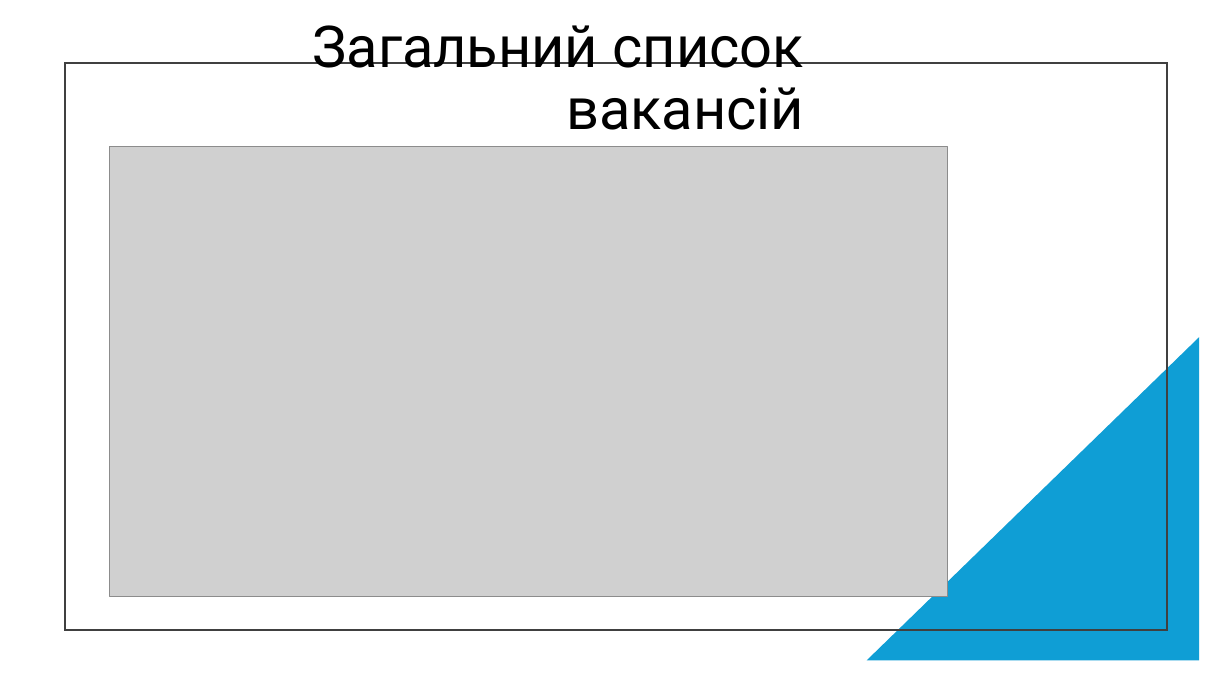
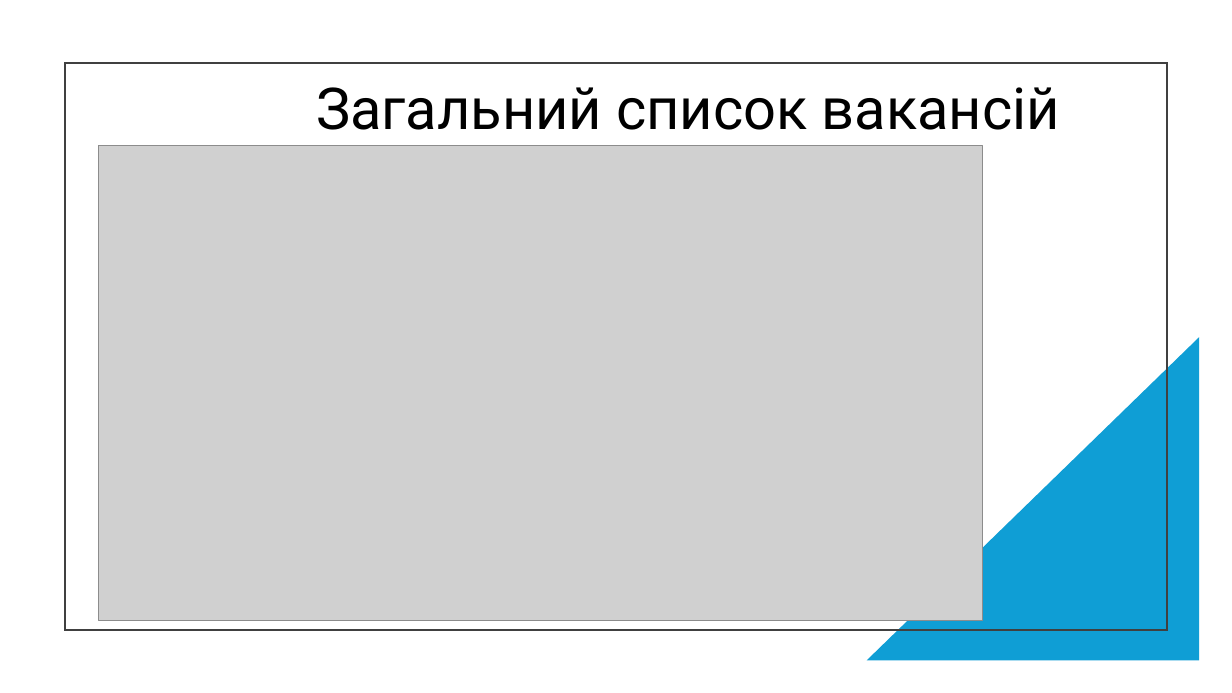
Before and after one commit to WhyTile/Unik-practice, a slide deck: slide 6 of Презентація.pptx (slide 4 before the commit). Drawn at 1232x693 pixels with LibreOffice and Linux fonts; fonts in the diff are those of the drawing; grey boxes stand for pictures. Boxes give left, top, right and bottom in pixels: in the first picture for what was removed or moved away, otherwise in the second. Text is boxed around its words. In the diff, an @@ line names an element or a change of style, - is before the commit and + after.

```diff
--- a/Презентація.pptx
+++ b/Презентація.pptx
@@ title "Загальний список вакансій" rewrapped from box(312, 25, 804, 130) to box(316, 87, 1060, 130) @@
@@ picture: place and size @@
-picture at box(110, 147, 947, 597)
+picture at box(99, 146, 982, 621)
```
Also in this commit, not shown: 7 other slides changed, 6 slides added, 1 slide removed.
